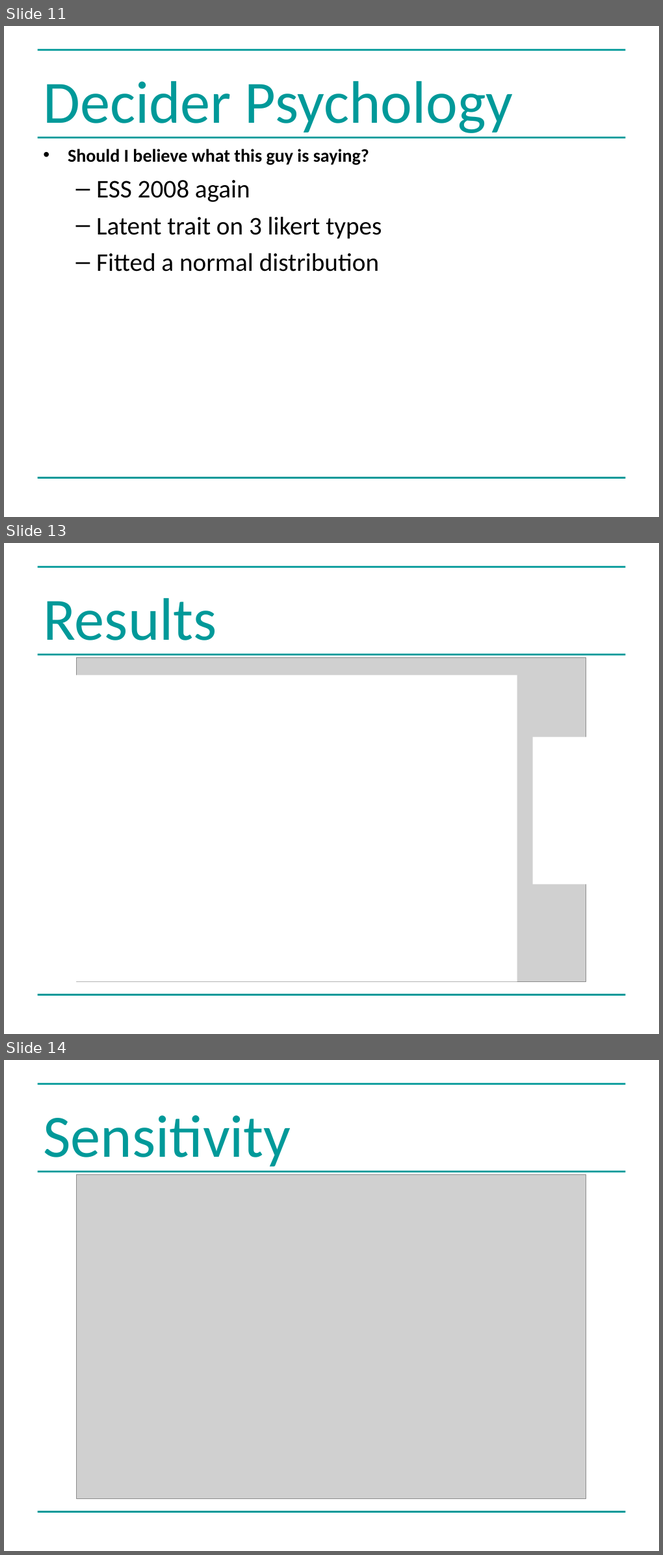
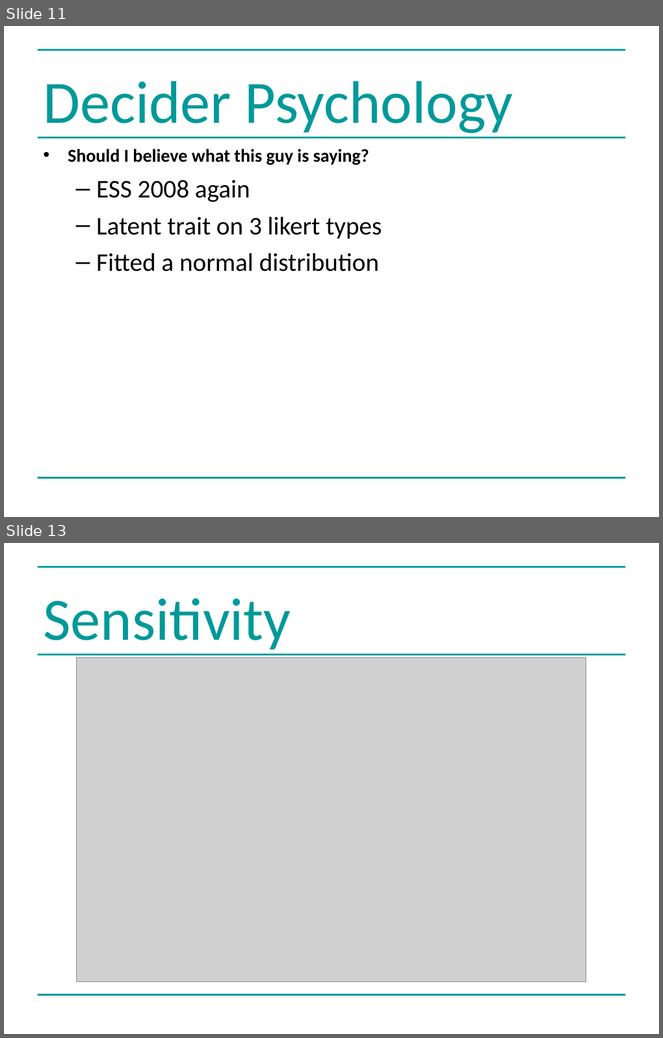
Before and after one commit to greenape/bsps2015, a slide deck: presentation/risky_aging_bsps.ppt. Shown one above the other, each under a label of ours: slides 11, 13 and 14 before the commit, slides 11 and 13 after it; the slides between them are not shown. The pictures are 663x1555 and 663x1038 pixels, drawn with LibreOffice and Linux fonts; fonts in the diff are those of the drawing; grey boxes stand for pictures. Boxes give left, top, right and bottom in pixels: in the first picture for what was removed or moved away, otherwise in the second. Text is boxed around its words. In the diff, an @@ line names an element or a change of style, - is before the commit and + after.

```diff
--- a/presentation/risky_aging_bsps.ppt
+++ b/presentation/risky_aging_bsps.ppt
@@ slide 13 removed at bbox=[4, 543, 659, 1034], background #FFFFFF; not listed: 3 template elements that a slide beside it also shows @@
@@ title removed at bbox=[43, 598, 217, 654] @@
-Results
@@ picture removed at bbox=[77, 657, 586, 982] @@
@@ rectangle removed at bbox=[53, 676, 518, 982] @@
@@ rectangle removed at bbox=[532, 737, 659, 884] @@
@@ what was slide 14 is now slide 13 @@
```
Also in this commit, not shown: 2 slides changed.
